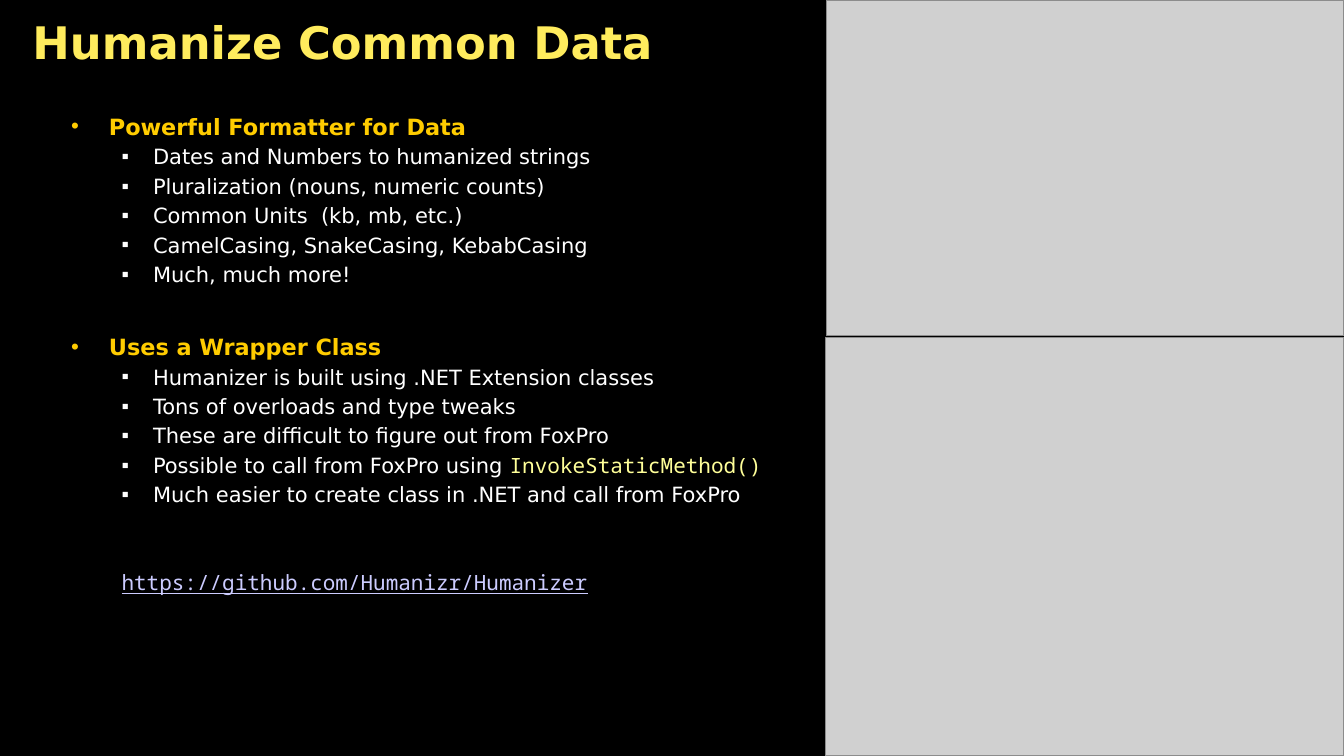
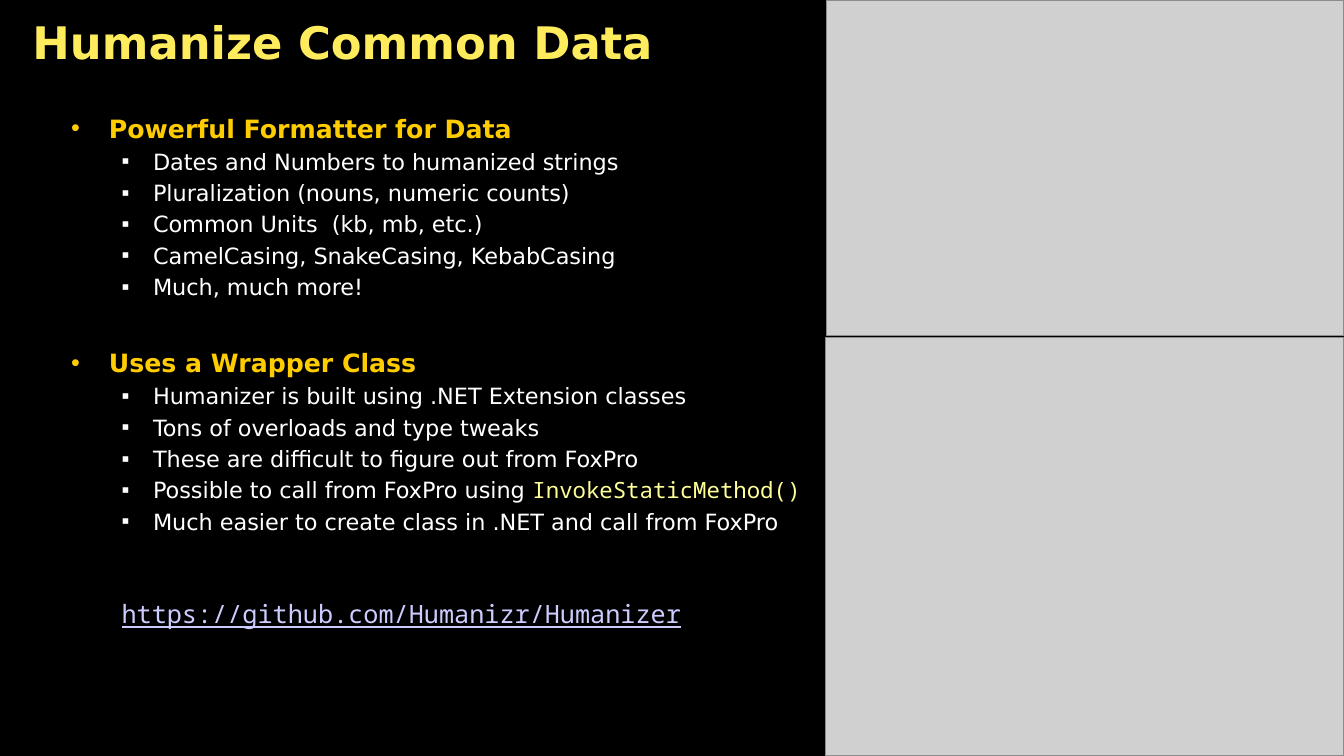
Before and after one commit to RickStrahl/swfox2024-wwdotnetbridge-revisited, a slide deck: slide 15 of Documents/Strahl-swFox2024-wwDotnetBridge-Revisited.pptx. Drawn at 1344x756 pixels with LibreOffice and Linux fonts; fonts in the diff are those of the drawing; grey boxes stand for pictures; background and template pictures are left out. Boxes give left, top, right and bottom in pixels: in the first picture for what was removed or moved away, otherwise in the second. Text is boxed around its words. In the diff, an @@ line names an element or a change of style, - is before the commit and + after.

```diff
--- a/Documents/Strahl-swFox2024-wwDotnetBridge-Revisited.pptx
+++ b/Documents/Strahl-swFox2024-wwDotnetBridge-Revisited.pptx
@@ text "Powerful Formatter for Data" at [109, 119, 800, 629]: size 16 to 18 pt in "Powerful Formatter for Data", "Uses a Wrapper Class"; size 15 to 16 pt in "Dates and Numbers to humanized strings", "Pluralization (nouns, numeric counts)", "Common Units (kb, mb, etc.)", "CamelCasing, SnakeCasing, KebabCasing" and 6 more places; size 15 to 18 pt in "https://github.com/Humanizr/Humanizer" @@
```
Also in this commit, not shown: 14 other slides changed, 24 other files.
